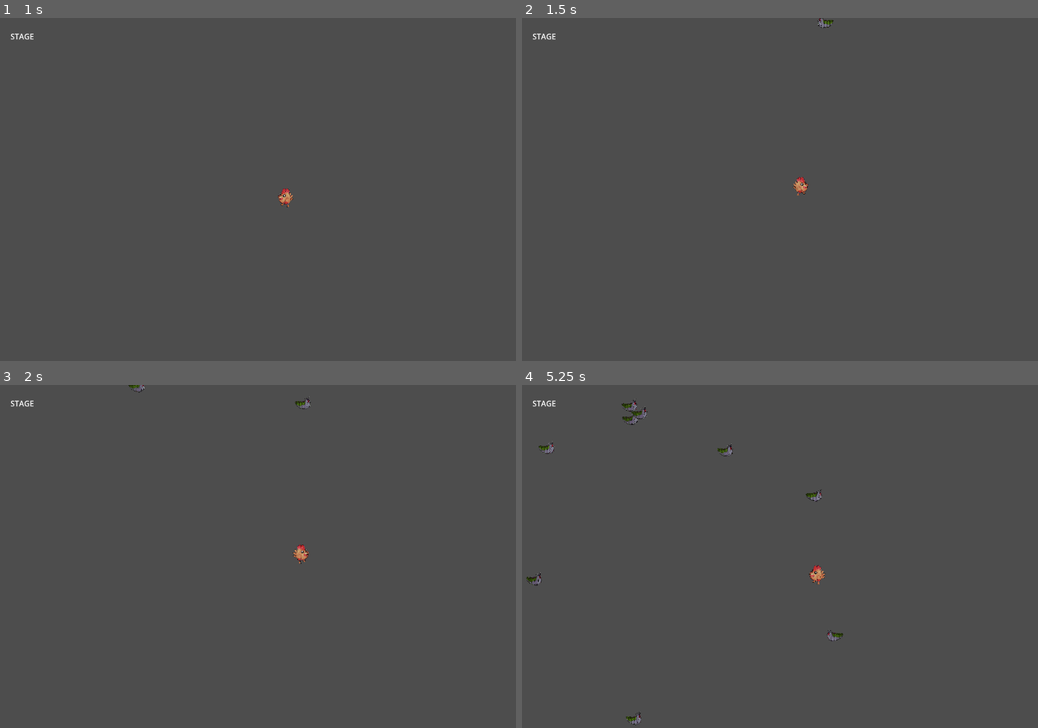
Above: before the commit, frames 1-4 (two rows, left to right).
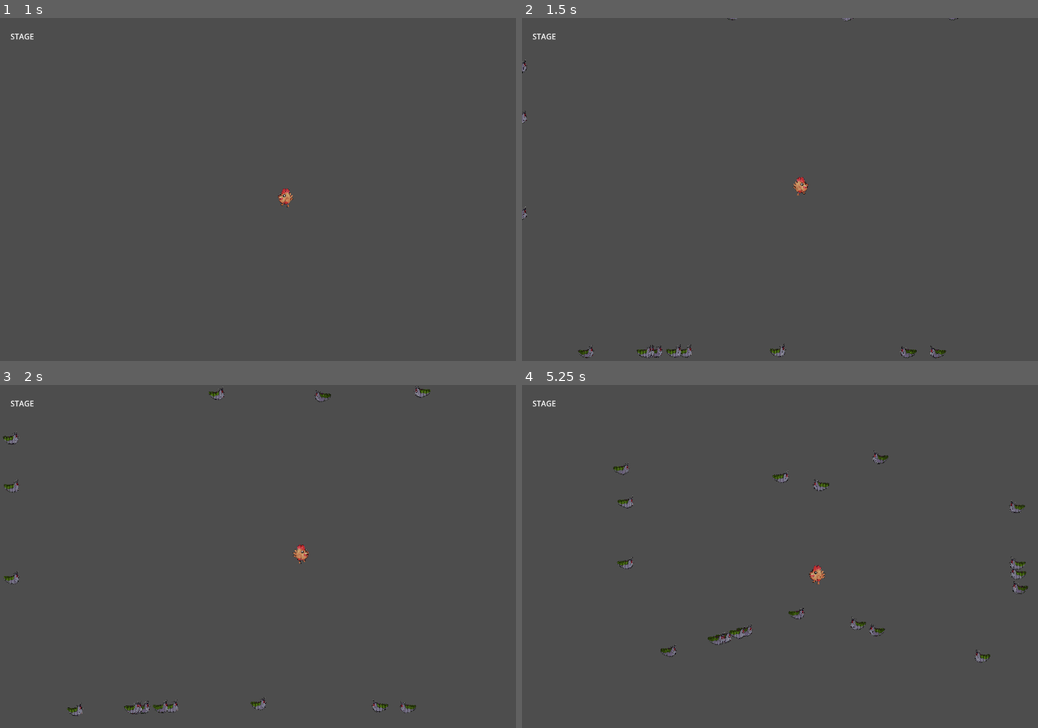
Above: after the commit, the same moments.

Repository: lu8dcf/brorooster
Game: Godot game, scene res://scenes/Main_menu.tscn
Same seed, same stepped clock (60 frames per second), same inputs: the game is played once before the commit and once after it.
Inputs (mouse positions are in pixels of both pictures, inside the frame that each line leads up to):
- Up to frame 1 (1 s): click "PLAY" at 0.5 s
- Up to frame 2 (1.5 s): move the mouse to (893, 172) at 1.27 s
- Up to frame 3 (2 s): no input
- Up to frame 4 (5.25 s): move the mouse to (676, 573) at 2.02 s; move the mouse to (831, 481) at 2.77 s; move the mouse to (754, 625) at 3.52 s; move the mouse to (934, 607) at 4.27 s; move the mouse to (625, 505) at 5.02 s

Frame 1 is identical in both runs. In frame 2, 0.6% of the frame differs, in the area x 0-85%, y 0-100%; in frame 3, 0.8%; in frame 4, 1.5%, in the area x 0-99%, y 3-100%.

Commit message:
Modularizacion de spawn enemigo.
-Modularizacion del spawn enemigo.
-Enemigos aparecen segun stage
-Stage definido en global.
-Configuracion del player para poder ver mouse
-El enemigo1 se mueve si hay 1 o mas vidas.

Diff:
--- a/Global.gd
+++ b/Global.gd
@@ -16,3 +16,6 @@
 # Propiedades de la Pantalla y dispositivos
 var pantalla_ancho = 1280
 var pantalla_alto = 720
+
+#Para actualizar el juego
+var stage = 1;
--- /dev/null
+++ b/scenes/game/enemy/spawner_enemy.tscn
@@ -0,0 +1,6 @@
+[gd_scene load_steps=2 format=3 uid="uid://bt11craxojxc4"]
+
+[ext_resource type="Script" uid="uid://d0r0daorv6vt4" path="res://scripts/game/enemy/spawnerEnemy.gd" id="1_vsdj3"]
+
+[node name="spawnerEnemy" type="Node2D"]
+script = ExtResource("1_vsdj3")
--- a/scripts/game/enemy/enemy1.gd
+++ b/scripts/game/enemy/enemy1.gd
@@ -10,8 +10,10 @@
 
 func _physics_process(_delta):
 	move_and_collide(movimiento)
-	set_vector(get_node("../player").global_position - global_position)
-
+	if Global.lives >= 1:
+		set_vector(get_node("/root/main_game/player").global_position - global_position)
+	else:
+		movimiento = Vector2.ZERO
 
 
 func set_vector(vector):
--- /dev/null
+++ b/scripts/game/enemy/spawnerEnemy.gd
@@ -0,0 +1,72 @@
+extends Node2D
+
+# Enemigos
+var move_enemy = 0.05  # Intervalo de tiempo para el movimiento enemigo
+var timer_between_enemy = .5 # .5 seg Intervalo que aparecen los enemigos
+
+# Diccionario con las rutas de los enemigos
+var enemigos = {
+	1: "res://scenes/game/enemy/enemy1.tscn",
+	2: "res://scenes/game/enemy/enemy1.tscn", #seria enemigo 2
+	3: "res://scenes/game/enemy/enemy1.tscn" #seria enemgio 3
+}
+
+
+# Disparos
+var timer_between_shoot = .5 # .5 seg Intervalo que aparecen los enemigos
+
+func _ready() -> void:
+	#defino en que stage estoy, para saber que aparece
+	var stage = Global.stage
+
+	#Creo que en realidad deberia spwnear hasta que muere el jugador o derrotar x enemgios
+	#pero para probar...
+	for i in 20:
+		timer_add_enemy()
+		pass
+
+func timer_add_enemy():
+	#await get_tree().create_timer(timer_between_enemy).timeout
+	match (Global.stage):
+		1: iniciarEnemigo(enemigos[1])
+		2:iniciarEnemigo(sorteoEnemigo(1,Global.stage))
+		3:iniciarEnemigo(sorteoEnemigo(1,Global.stage))
+		_:iniciarEnemigo(enemigos[1])
+pass
+
+
+func sorteoEnemigo(min, max):
+	var randomEnemy = randi_range(min, max)
+	return enemigos.get(randomEnemy, enemigos[1])  # random de la lista, si no, el enemgio 1
+
+func iniciarEnemigo (enemigo: String):
+	var position = enemy_starting_point() # posicion inicial del enemigo en algun extremo
+	var enemy = load(enemigo).instantiate()
+	enemy.position = Vector2(position[0], position[1]) # Ubica al enemigo en la X random e Y en el inicio
+	add_child(enemy)  # Agrega como hijo del main al enemigo
+pass
+
+
+
+func enemy_starting_point(): # genera una posisiocn aleatoria en los bordes de la pantalla para el inicio de los enemigos
+	var posicion_x = 0
+	var posicion_y = 0
+
+	var side = randi() % 4 + 1
+	match side:
+		1: #arriba
+			posicion_x = randf_range(100, Global.pantalla_ancho-100) # Rando en X del aparicion del enemigo en el ancho d ela pantalla
+			posicion_y = 0
+		2: #derecha
+			posicion_x = Global.pantalla_ancho
+			posicion_y = randf_range(100, Global.pantalla_alto-100) # Rando en X del aparicion del enemigo en el ancho d ela pantalla
+		3: #abajo
+			posicion_x = randf_range(100, Global.pantalla_ancho-100) # Rando en X del aparicion del enemigo en el ancho d ela pantalla
+			posicion_y = Global.pantalla_alto
+		4: #izquierda
+			posicion_x = 0
+			posicion_y = randf_range(100, Global.pantalla_alto-100) # Rando en X del aparicion del enemigo en el ancho d ela pantalla
+		_:
+			posicion_x = 0
+			posicion_y = 0
+	return [posicion_x,posicion_y]
--- a/scripts/game/main_game.gd
+++ b/scripts/game/main_game.gd
@@ -20,6 +20,8 @@
 var timer_between_enemy = .5 # .5 seg Intervalo que aparecen los enemigos
 var boss_active=0 # Bandera para Agregar secuaces al BOSS
 
+var spawn = null
+
 # Disparos
 var timer_between_shoot = .5 # .5 seg Intervalo que aparecen los enemigos
 
@@ -28,12 +30,10 @@
 
 	init_player() # Instanciar y añadir el jugador en el punto central
 
-	timer_add_enemy() # Timer que marca los tiempos que se instancian los enemigos
-
-	timer_shoot() # Timer entre disparos
+	init_spawn()
 
 
-#
+	#timer_shoot() # Timer entre disparos
 
 
 func init_player():  # Inicia al player 1
@@ -41,6 +41,11 @@
 	player.position = Vector2(pantalla_ancho/2,pantalla_alto/2)  # Colocar al jugador en la parte inferior al centro
 	add_child(player)  # Agrega el nodo hijo
 	#screen_lives() # Muestra la cantidad de vidas
+
+func init_spawn():
+	await get_tree().create_timer(.8).timeout
+	add_child(preload("res://scenes/game/enemy/spawner_enemy.tscn").instantiate())
+
 
 func timer_add_enemy():
 	var enemy_timer = Timer.new()
@@ -95,7 +100,7 @@
 	var closest_enemy = null  # si no tiene ningun enemigo
 	var shortest_distance = INF  # Inicia con una distancia infinita
 	var player_position = player.global_position # sposision actual del player
-	print (player_position)
+	#print (player_position)
 	# buscar en toda las instancias de enemigos cual es la mar cercana
 	for enemy in enemies:
 		var distance_to_enemy = player_position.distance_to(enemy.global_position)
--- a/scripts/game/player.gd
+++ b/scripts/game/player.gd
@@ -29,7 +29,7 @@
 
 func move_with_mouse():
 
-	Input.set_mouse_mode(Input.MOUSE_MODE_CONFINED_HIDDEN) # oculta el mouse y evita que salga de la pantalla del videojuego
+	#Input.set_mouse_mode(Input.MOUSE_MODE_CONFINED_HIDDEN) # oculta el mouse y evita que salga de la pantalla del videojuego
 	var move_vector = Vector2.ZERO
 	var mouse_position = get_viewport().get_mouse_position() #posicion del mouse
 	var direction_to_mouse = (mouse_position - global_position) #la distancia entre el mouse y el player
Not shown, added: assets/gallina0.png.import
Not shown, added: assets/graphics/character_graphics/bichos/bicho2.png.import
Not shown, added: scripts/game/enemy/spawnerEnemy.gd.uid
